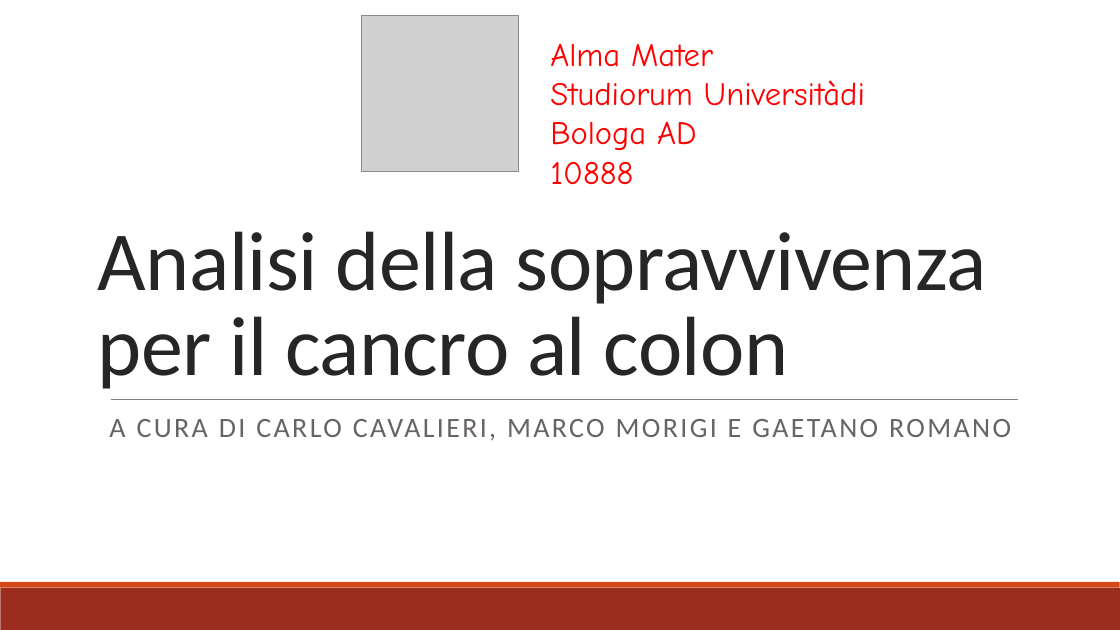
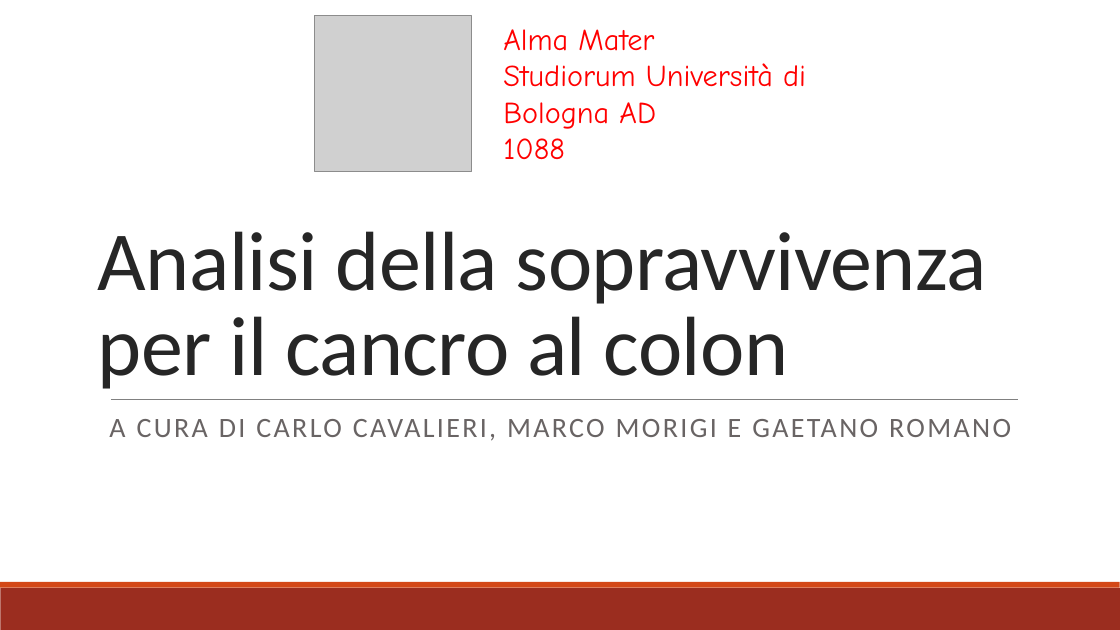
Before and after one commit to alghul96/AnalisiCdS, a slide deck: slide 1 of 2017-5 - 10 gruppo 8.pptx. Drawn at 1120x630 pixels with LibreOffice and Linux fonts; fonts in the diff are those of the drawing; grey boxes stand for pictures. Boxes give left, top, right and bottom in pixels: in the first picture for what was removed or moved away, otherwise in the second. Text is boxed around its words. In the diff, an @@ line names an element or a change of style, - is before the commit and + after.

```diff
--- a/2017-5 - 10 gruppo 8.pptx
+++ b/2017-5 - 10 gruppo 8.pptx
@@ picture: place and size @@
-picture at (362, 15, 519, 171)
+picture at (314, 16, 471, 172)
@@ text "Alma Mater": place and size @@
-text "Alma Mater" at (550, 43, 865, 185)
+text "Alma Mater" at (503, 29, 806, 159)
@@ text at (503, 29, 654, 51): size 28 to 26 pt in "Alma Mater" @@
@@ text at (503, 63, 806, 159): text changed; size 28 to 26 pt @@
-Studiorum Universitàdi Bologa AD
-10888
+Studiorum Università di Bologna AD
+1088
```
Also in this commit, not shown: 2 other slides changed, 2 slides added, 4 other files.
